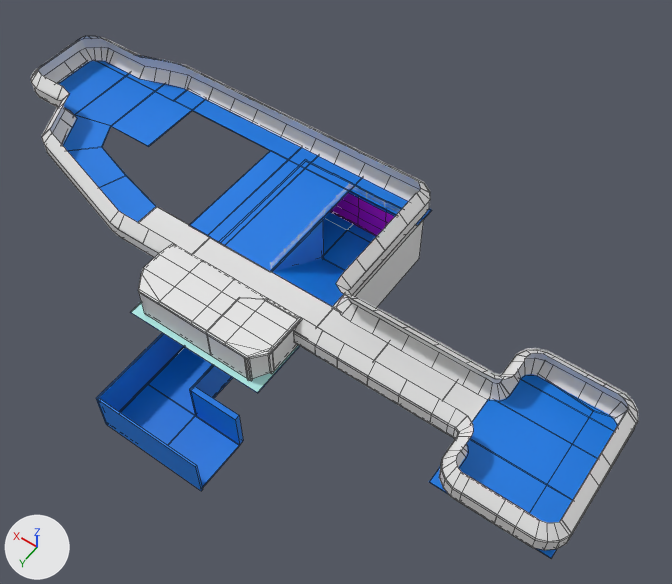
The FBX model Assets/Scenes/Chapter1-1/Models/Chapter1-1Mesh.fbx, before and after one commit.
Camera for both pictures: a 50 mm camera at (-47.6, 44.0, 100.0) aimed at (-6.1, -14.1, 8.7). The axes (+X, +Y, +Z) are drawn at lower left. The lights are the same throughout. Mesh edges are drawn as thin lines on the coarser meshes. Where no turn or scale is listed for an object, it has been applied to the vertices. Vertices at the same position are counted once.
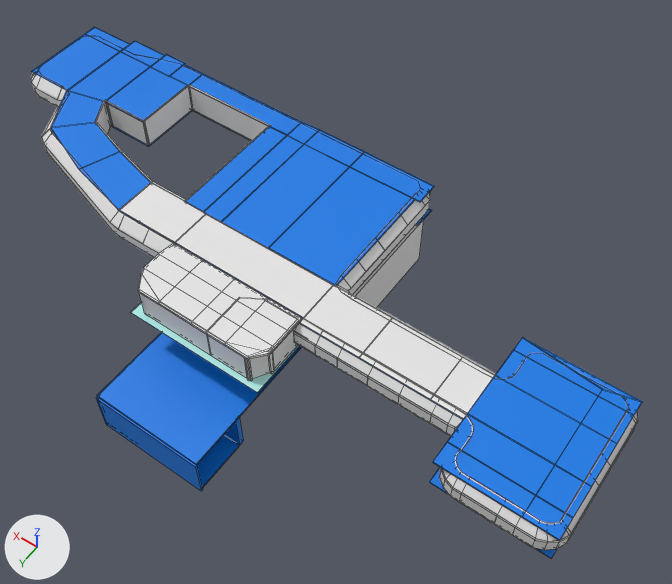
Where the change shows, as pixel boxes [x1, y1, x2, y2] in the pictures (672 x 584 px):
'Ceiling', added (blue): after [31, 27, 642, 540]
    faces in mat_texturetransitionmaterial_005 (blue #007be7): [31, 27, 642, 540]
    faces in mat_ground1_004 (white #e7e7e7): [119, 183, 495, 419]
'Plane.002', reshaped: before [58, 60, 618, 558]; after [111, 110, 557, 558]
'Cube.009', reshaped: before [96, 191, 396, 491]; after [96, 333, 302, 491]
'Cube.011', added: after [95, 84, 271, 201]
part 1 of me_plane_001, built on: before [374, 343, 456, 400]
part 2 of me_cube_008, built on: before [97, 333, 163, 397]; after [97, 333, 302, 465]
'Plane.007', unchanged, covered by the edit: before [44, 48, 633, 539]; after [53, 132, 633, 539]
'Plane.006', unchanged, covered by the edit: before [31, 37, 638, 540]; after [31, 73, 638, 540]
'Cube.007', unchanged, covered by the edit: before [189, 219, 324, 445]; after [224, 417, 243, 445]

What the commit changed:
Material 'Ground1.004' (mat_ground1_004) is new.
Its base color is (0.8, 0.8, 0.8) (white #e7e7e7).
Material 'TextureTransitionMaterial.005' (mat_texturetransitionmaterial_005) is new.
Its base color is (0.0, 0.2, 0.8) (blue #007ce7).
me_plane_001 is used by ob_plane_002; location (0.5, -6.7, 12.5).
me_plane_001 had 194 vertices, 187 faces and spanned x -44.5..46.7, y -22.9..20.1, z -12.2..0.0.
me_plane_001 now has 210 vertices, 202 faces and spans x -44.5..46.7, y -22.9..20.1, z -12.2..0.0.
Part 1, on me_plane_001:
2 faces are deleted.
8 vertices are added at x -26.6..-17.5, y -2.9, z -0.1..0.0.
8 new vertices lie (0.0, 5.8, 0.0) away from vertices in x -26.6..-17.5, y -2.9, z -0.1..0.0.
17 new faces join them, mat_texturetransitionmaterial (blue #007be7).
me_cube_008 is used by ob_cube_009; location (8.4, -21.1, 4.3).
me_cube_008 had 87 vertices, 73 faces and spanned x -17.4..0.1, y -6.5..34.7, z -3.8..8.3.
me_cube_008 now has 114 vertices, 98 faces and spans x -17.4..0.1, y -6.5..34.7, z -3.8..8.3.
Part 2, on me_cube_008:
1 face is deleted.
27 vertices are added at x -15.2..0.1, y 11.2..34.5, z 2.2..8.2.
26 new faces join them, mat_texturetransitionmaterial_001 (blue #007be7).
Mesh me_cube_010 is new.
It has 68 vertices, 66 faces and spans x -0.1..21.1, y -8.8..8.1, z -2.2..2.2.
Mesh me_plane_004 is new.
It has 166 vertices, 158 faces and spans x -44.5..46.7, y -22.9..9.6, z -0.2..0.0.
Faces by material slot: [150, 8].
It uses material mat_texturetransitionmaterial_005 (blue #007ce7).
It uses material mat_ground1_004 (white #e7e7e7).
Object 'Cube.011' (ob_cube_011) is new; it shows me_cube_010.
Its location is (13.4, -17.7, 14.7).
Object 'Ceiling' (ob_ceiling) is new; it shows me_plane_004.
Its location is (0.5, -6.7, 16.9).
